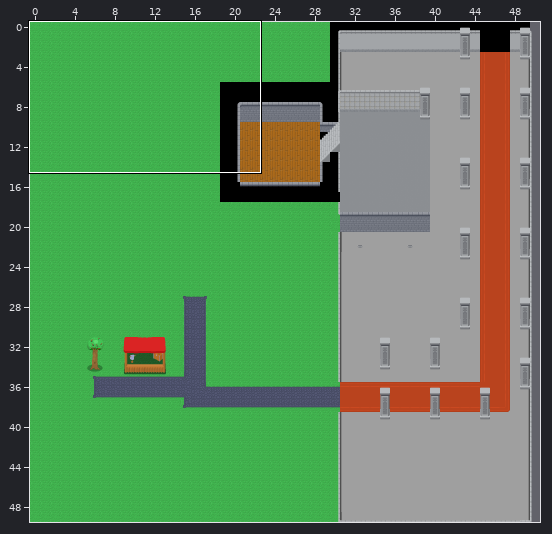
Two versions of a level (Tiled map, assets/mapas/mapa.tmx). Above, an overview of the earlier version with the close-up marked.
Close-up. First the earlier version:
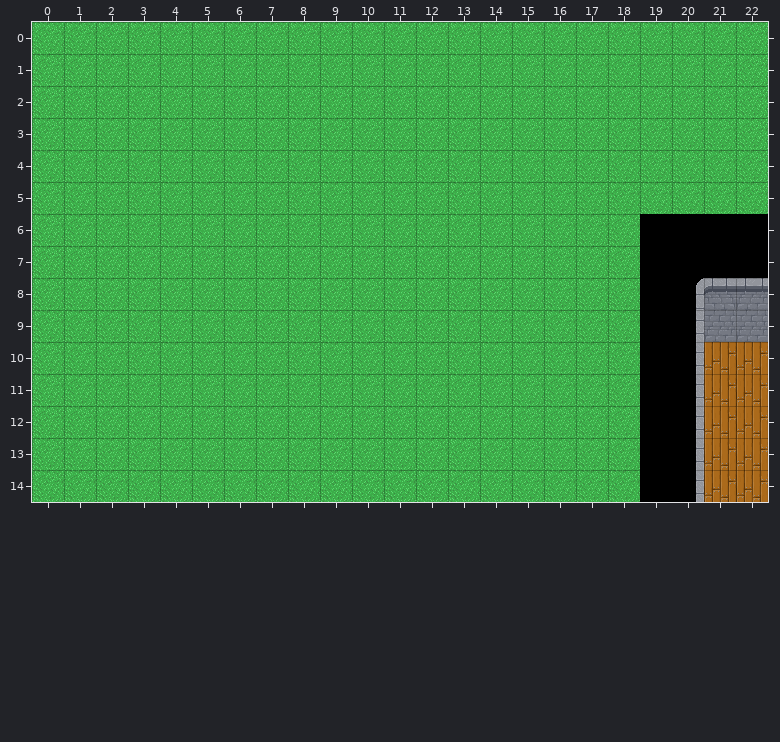
Cells are 32x32 px. Shown: x 0..22, y 0..14.
New version:
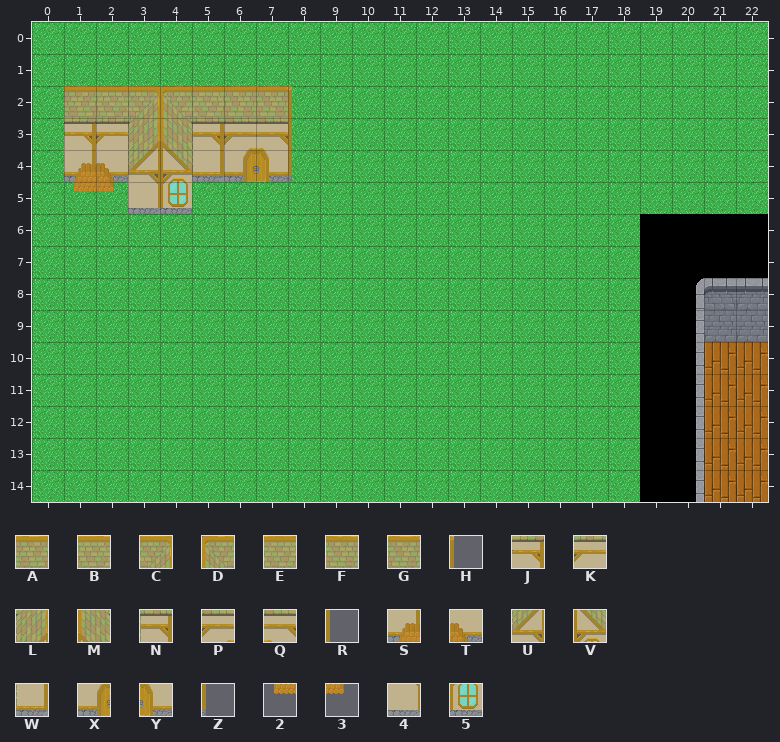
Key: from "algo": A 3620, B 3621, C 3622, D 3623, E 3624, F 3625, G 3626, H 3627, J 3720, K 3721, L 3722, M 3723, N 3724, P 3725, Q 3726, R 3727, S 3820, T 3821, U 3822, V 3823, W 3824, X 3825, Y 3826, Z 3827, 2 3920, 3 3921, 4 3922, 5 3923.
_ is an empty cell.
Change:
Layer "taller":
y 2: x 1..8 ________ -> ABCDEFGH
y 3: x 1..8 ________ -> JKLMNPQR
y 4: x 1..8 ________ -> STUVWXYZ
y 5: x 1..4 ____ -> 2345
